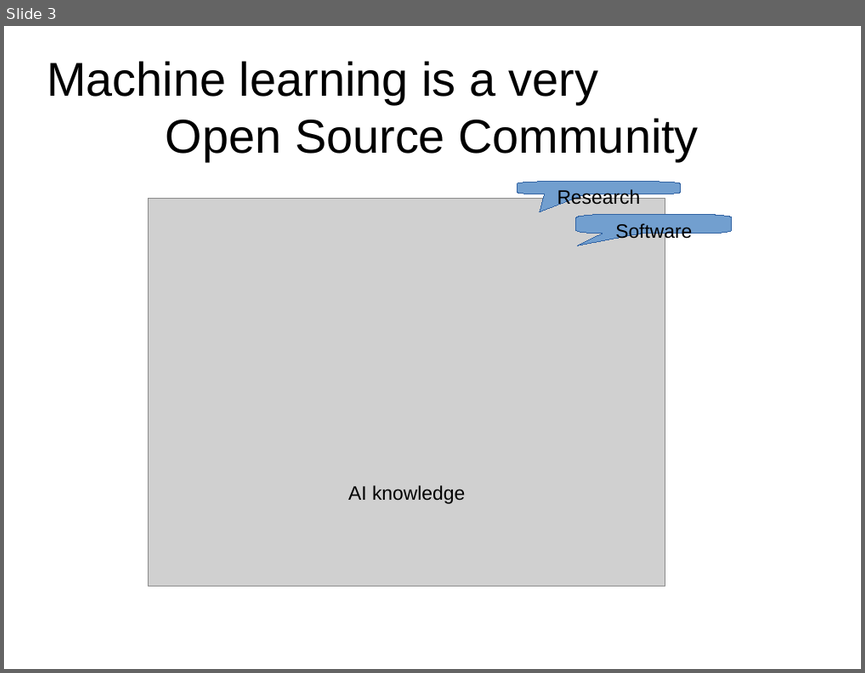
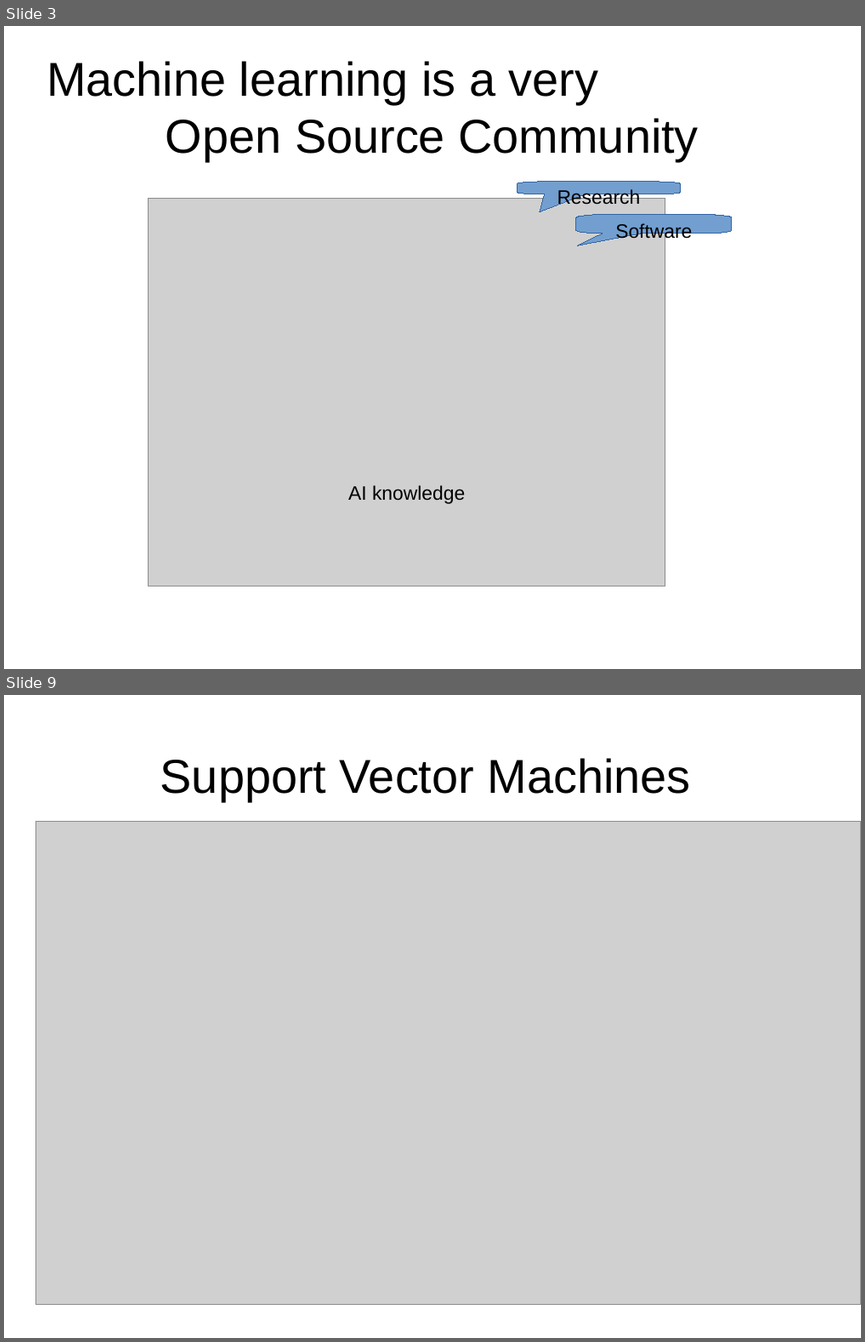
Before and after one commit to tanmoyAtb/data_models, a slide deck: models.pptx. Shown one above the other, each under a label of ours: slide 3 before the commit, slides 3 and 9 after it; the slides between them are not shown. The pictures are 865x673 and 865x1342 pixels, drawn with LibreOffice and Linux fonts; fonts in the diff are those of the drawing; grey boxes stand for pictures. Boxes give left, top, right and bottom in pixels: in the first picture for what was removed or moved away, otherwise in the second. Text is boxed around its words. In the diff, an @@ line names an element or a change of style, - is before the commit and + after.

```diff
--- a/models.pptx
+++ b/models.pptx
@@ slide 9 added at (4, 695, 861, 1338), background #FFFFFF @@
@@ text added at (160, 758, 691, 801), 44 pt, text #000000 @@
+Support Vector Machines
@@ picture added at (36, 821, 861, 1304) @@
```
Also in this commit, not shown: 14 other slides added, 1 slide removed, 4 other files.
